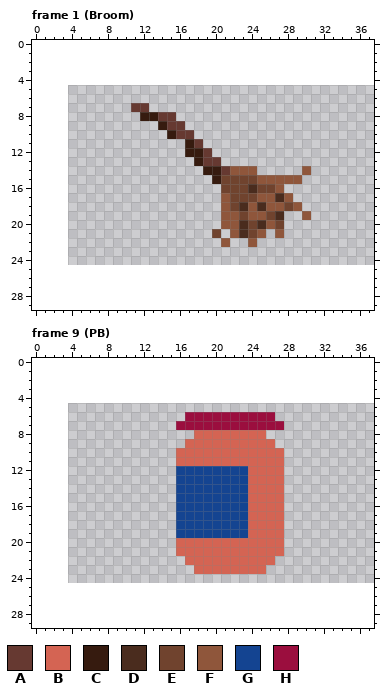
File history of a pixel-art file, src/game/assets/images/inventory/inventory.aseprite. Above, as it was before the edit.
36x20 pixels, 12 frames. Shown: frame 1 (Broom), frame 9 (PB). The old version is drawn lined up with the new one, on the new canvas. The commit also changed other frames, which this record leaves out.
Visible layers, top first: "Layer 5", "Layer 6", "Layer 4".
Palette (. is transparent): A #663931  B #d46453  C #361b0f  D #4a2c1e  E #70432e  F #8f563b  G #144491  H #9b0e3e
Pixels before, frame 1 (Broom), first column x 11:
 7 AA..................
 8 .CCAA...............
 9 ...CAA..............
10 ....CAA.............
11 ......CA............
12 ......CCA...........
13 .......CAA..........
14 ........CCAFFF.....F
15 .........CEEEEFFFFF.
16 ..........EEEDEEF...
17 ..........FEEEFFDF..
18 ..........FEDFDFFEF.
19 ..........FFEFFED..F
20 ..........FFDEDFE...
21 .........E.FDEF.F...
22 ..........F..F......
Pixels before, frame 9 (PB), first column x 16:
 6 .HHHHHHHHHH.
 7 HHHHHHHHHHHH
 8 ..BBBBBBBB..
 9 .BBBBBBBBBB.
10 BBBBBBBBBBBB
11 BBBBBBBBBBBB
12 GGGGGGGGBBBB
13 GGGGGGGGBBBB
14 GGGGGGGGBBBB
15 GGGGGGGGBBBB
16 GGGGGGGGBBBB
17 GGGGGGGGBBBB
18 GGGGGGGGBBBB
19 GGGGGGGGBBBB
20 BBBBBBBBBBBB
21 BBBBBBBBBBBB
22 .BBBBBBBBBB.
23 ..BBBBBBBB..
And afterwards:
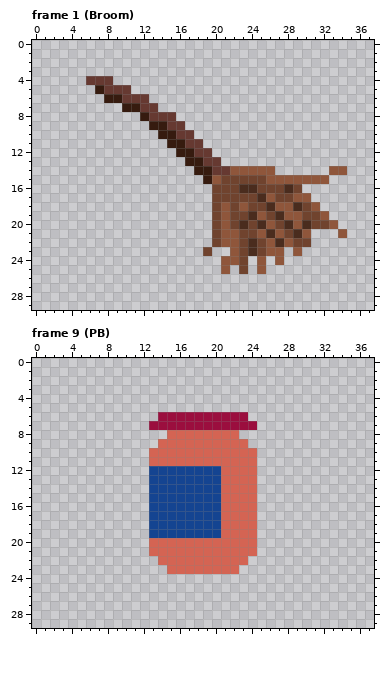
What changed:
canvas 36x20 -> 38x30, the old top-left corner now at 4,5 (the part of the old canvas that was cut away was empty and is not shown)
Frame 1 (Broom):
y 4: x 6..8 ... -> AAA
y 5: x 7..10 .... -> CAAA
y 6: x 8..12 ..... -> CCAAA
y 7: x 10..11 .A -> CC; x 13 . -> A
y 8: x 13 C -> A
y 9: x 13 . -> C
y 10: x 14 . -> C
y 11: x 15..17 ..C -> CCA
y 12: x 16 . -> C; x 18 C -> A
y 13: x 17 . -> C
y 14: x 18 . -> C; x 20 C -> A; x 25..26 .. -> FF; x 30 F -> .; x 33..34 .. -> FF
y 15: x 19..20 .C -> CF; x 25 F -> E; x 30..32 ... -> FFF
y 16: x 20 . -> E; x 23 E -> D; x 27..29 F.. -> EDE
y 17: x 20..21 .F -> EE; x 25 F -> D; x 27..30 DF.. -> EEFF
y 18: x 20 . -> E; x 23..26 DFDF -> FEED; x 28..31 EF.. -> FDEF
y 19: x 20 . -> E; x 22 F -> E; x 24 F -> D; x 28..32 ..F.. -> FFEEF
y 20: x 20 . -> E; x 22 F -> E; x 28..33 ...... -> DFDEEF
y 21: x 21 . -> F; x 23 D -> E; x 26 . -> D; x 28..30 ... -> EDF; x 34 . -> F
y 22: x 20 . -> E; x 22..30 ..F...... -> FEDEFDFEE
y 23: x 19 . -> E; x 22..27 ...... -> FEDEFF; x 29 . -> F
y 24: x 21..23 ... -> FFE; x 25 . -> F; x 27 . -> F
y 25: x 21 . -> F; x 23 . -> E; x 25 . -> F
Frame 9 (PB):
y 6: x 14..16 ... -> HHH; x 24..26 HHH -> ...
y 7: x 13..15 ... -> HHH; x 25..27 HHH -> ...
y 8: x 15..17 ... -> BBB; x 23..25 BBB -> ...
y 9: x 14..16 ... -> BBB; x 24..26 BBB -> ...
y 10..11: x 13..15 ... -> BBB; x 25..27 BBB -> ...
y 12..19: x 13..15 ... -> GGG; x 21..23 GGG -> BBB; x 25..27 BBB -> ...
y 20..21: x 13..15 ... -> BBB; x 25..27 BBB -> ...
y 22: x 14..16 ... -> BBB; x 24..26 BBB -> ...
y 23: x 15..17 ... -> BBB; x 23..25 BBB -> ...
